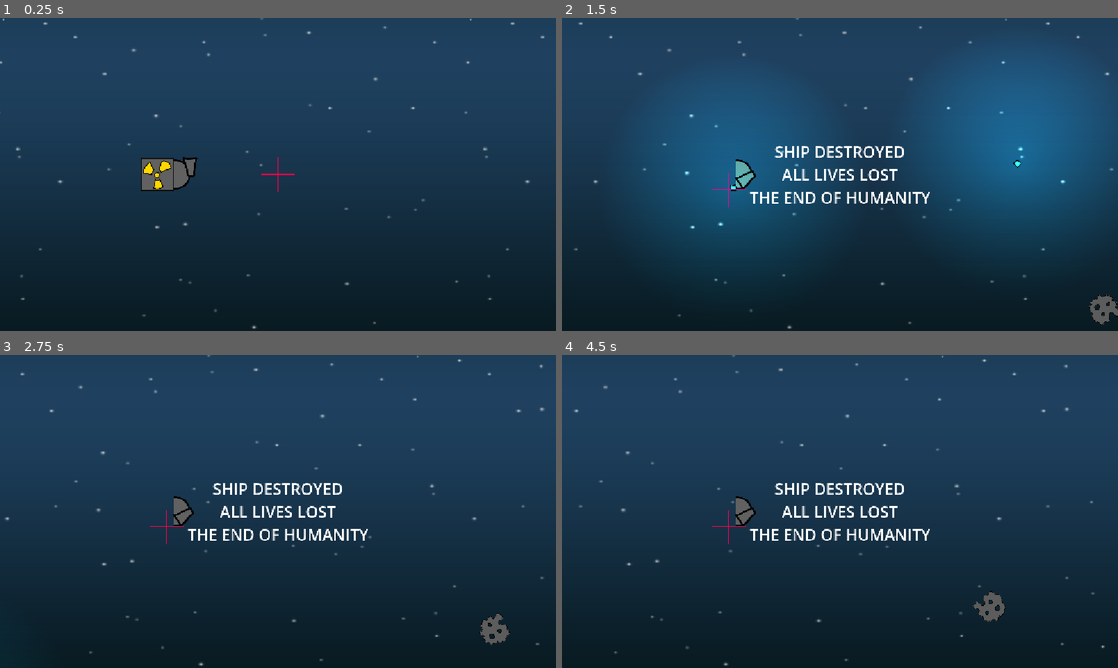
Above: before the commit, frames 1-4 (two rows, left to right).
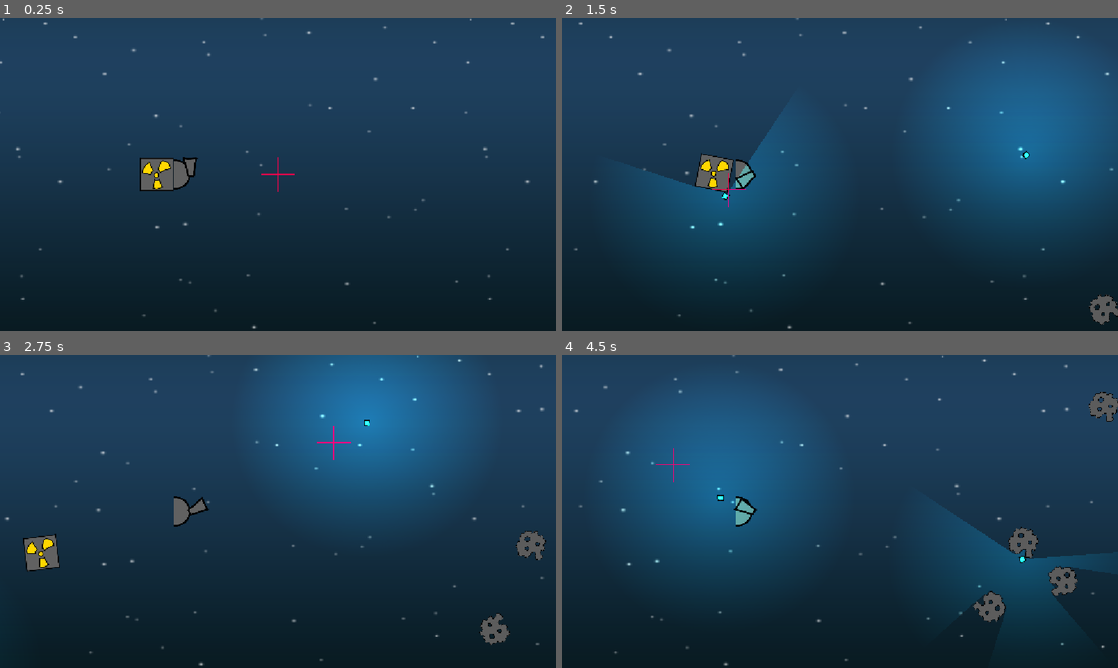
Above: after the commit, the same moments.

Repository: AndrewHay/meteor-strike
Game: Godot game, scene res://root.tscn
Two runs of this game, one before a commit and one after it. Both use one fixed random seed, a clock stepped at 60 frames per second and the inputs below.
Inputs (mouse positions are in pixels of both pictures, inside the frame that each line leads up to):
- Up to frame 1 (0.25 s): no input
- Up to frame 2 (1.5 s): move the mouse to (962, 158) at 0.52 s; click (962, 158) at 0.67 s; move the mouse to (728, 190) at 1.27 s; click (728, 190) at 1.42 s
- Up to frame 3 (2.75 s): move the mouse to (333, 442) at 2.02 s; click (333, 442) at 2.17 s
- Up to frame 4 (4.5 s): move the mouse to (812, 574) at 2.77 s; click (812, 574) at 2.92 s; move the mouse to (1006, 558) at 3.52 s; click (1006, 558) at 3.67 s; move the mouse to (673, 464) at 4.27 s; click (673, 464) at 4.42 s

The runs differ from the first frame. In frame 1, 0.1% of the frame differs, in the area x 25-32%, y 44-56%; in frame 2, 6.5%; in frame 3, 17%; in frame 4, 20%, in the area x 10-100%, y 11-93%.

Commit message:
Fix which things get hit

Diff:
--- a/meteor/meteor.gd
+++ b/meteor/meteor.gd
@@ -18,5 +18,3 @@
 				c.angular_velocity = angular_velocity
 				get_parent().add_child(t)
 			queue_free()
-		if body.is_in_group("base"):
-			body.queue_free()
--- a/meteor/meteor_tiny.gd
+++ b/meteor/meteor_tiny.gd
@@ -1,7 +1,7 @@
 extends RigidBody2D
 
 func _ready() -> void:
-	add_to_group("meteor");
+	add_to_group("resources");
 	body_entered.connect(_on_body_entered);
 	angular_velocity += randf_range(-4.0, 4.0);
 	linear_velocity += position
@@ -11,5 +11,3 @@
 		if body.is_in_group("bullet"):
 			body.queue_free()
 			queue_free()
-		if body.is_in_group("base"):
-			body.queue_free()
--- a/project.godot
+++ b/project.godot
@@ -24,7 +24,7 @@
 [physics]
 
 3d/physics_engine="Jolt Physics"
-2d/default_gravity=98.0
+2d/default_gravity=0.0
 2d/default_linear_damp=0.0
 2d/default_angular_damp=0.10000000000000007
 
--- a/reactor/reactor.gd
+++ b/reactor/reactor.gd
@@ -4,7 +4,7 @@
 	add_to_group("base");
 
 func _on_body_entered(body: Node) -> void:
-	if body is RigidBody2D:
+	if body is RigidBody2D and body.is_in_group("meteor"):
 		print("BOOM")
 		Game.instance.game_over()
 		queue_free()
--- a/ship/ship.tscn
+++ b/ship/ship.tscn
@@ -8,7 +8,6 @@
 script = ExtResource("1_ship")
 
 [node name="Reactor" parent="." instance=ExtResource("2_reactor")]
-gravity_scale = 0.0
 
 [node name="Turret" parent="." instance=ExtResource("3_turret")]
 position = Vector2(125, 0)
--- a/turret/turret.gd
+++ b/turret/turret.gd
@@ -1,4 +1,4 @@
-extends Sprite2D
+extends StaticBody2D
 
 const BULLET = preload("res://bullet/bullet.tscn")
 
--- a/turret/turret.tscn
+++ b/turret/turret.tscn
@@ -4,10 +4,22 @@
 [ext_resource type="Script" uid="uid://cl3tyggod43rd" path="res://turret/turret.gd" id="2_1p48p"]
 [ext_resource type="Texture2D" uid="uid://bqw7sox4lbttb" path="res://turret/turret_barrel.png" id="2_2876l"]
 
-[node name="Turret" type="Sprite2D" unique_id=412231546 node_paths=PackedStringArray("barrel")]
-texture = ExtResource("1_vfthy")
+[sub_resource type="PhysicsMaterial" id="PhysicsMaterial_turret"]
+bounce = 0.0
+
+[sub_resource type="RectangleShape2D" id="RectangleShape2D_turret"]
+size = Vector2(128, 128)
+
+[node name="Turret" type="StaticBody2D" unique_id=412231546 node_paths=PackedStringArray("barrel")]
+physics_material_override = SubResource("PhysicsMaterial_turret")
 script = ExtResource("2_1p48p")
 barrel = NodePath("Barrel")
 
+[node name="Sprite2D" type="Sprite2D" parent="." unique_id=412231547]
+texture = ExtResource("1_vfthy")
+
 [node name="Barrel" type="Sprite2D" parent="." unique_id=9886340]
 texture = ExtResource("2_2876l")
+
+[node name="CollisionShape2D" type="CollisionShape2D" parent="." unique_id=9886341]
+shape = SubResource("RectangleShape2D_turret")
